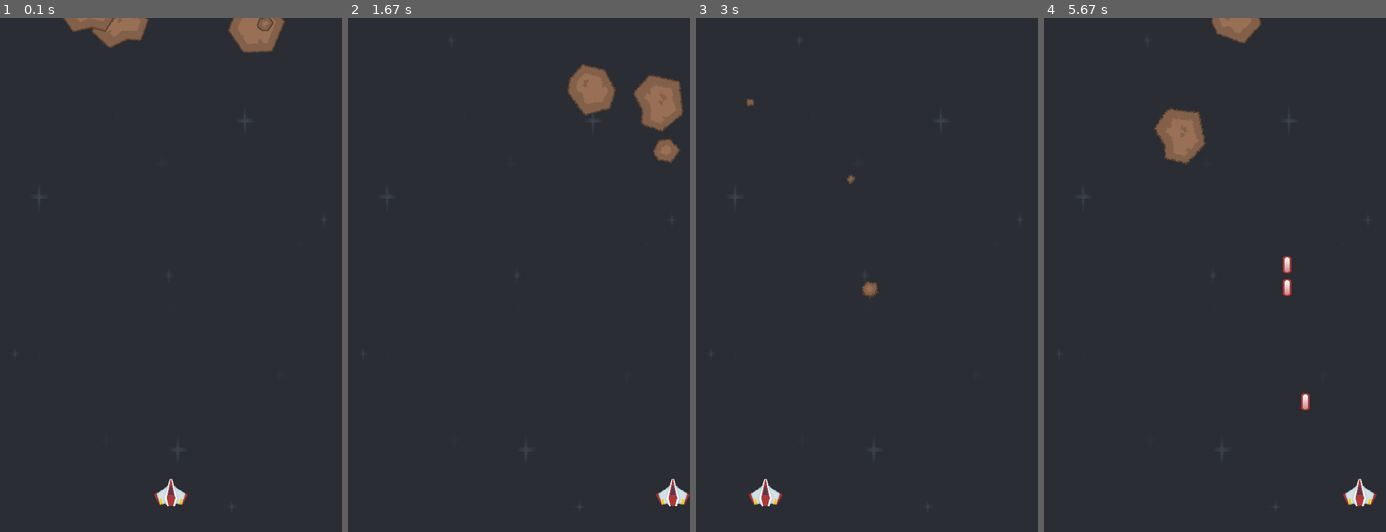
Above: before the commit, frames 1-4 (left to right).
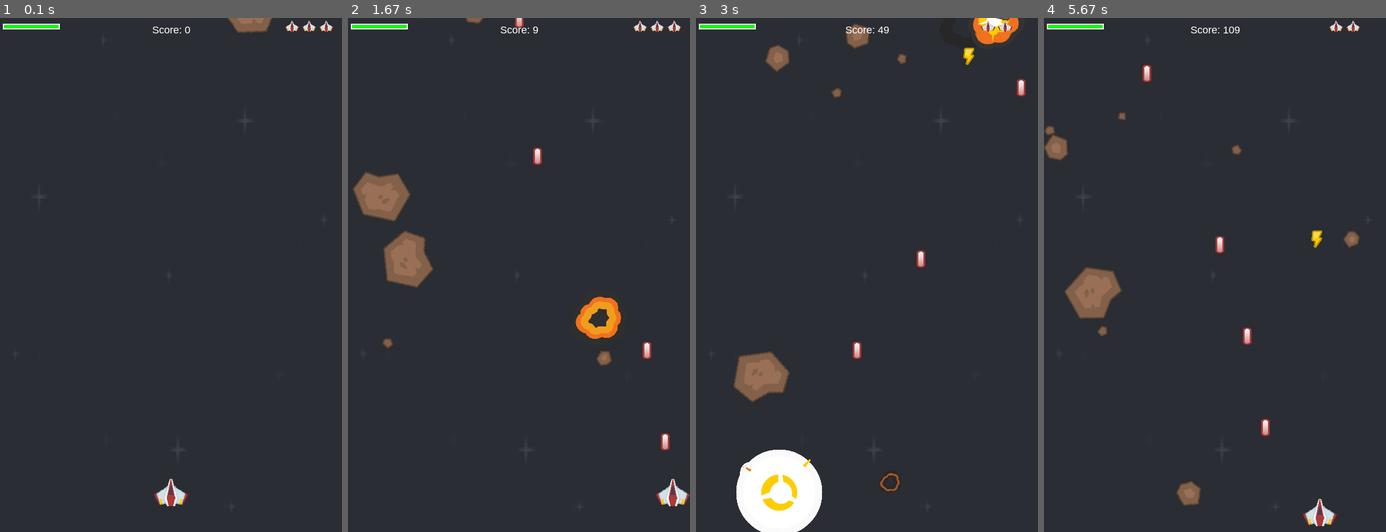
Above: after the commit, the same moments.

Repository: Fyire26068/PythonProjects
Game: pygame game, started from spaceshooter2electricboogaloo/main.py
The game is run twice, just before and just after one commit, with the same random seed, the same clock (stepped at 60 frames per second) and the same inputs.
Inputs:
- Up to frame 1 (0.1 s): no input
- Up to frame 2 (1.67 s): tap Space at 0.33, 0.73, 1.03, 1.23, 1.57 s; hold Right 0.67-1.13 s; hold Up 1.17-1.47 s; hold Right from 1.5 s (still down)
- Up to frame 3 (3 s): tap Space at 1.87, 2.07, 2.37, 2.63, 2.93 s; release Right at 1.97 s; hold Left 2-2.53 s; hold Left 2.57-2.97 s
- Up to frame 4 (5.67 s): hold Right 3.4-4.03 s; tap Space at 3.47, 3.77, 4.13, 4.43, 4.63, 4.93, 5.13, 5.47 s; hold Left 4.07-4.53 s; hold Right 4.57-5.03 s; hold Up 5.07-5.37 s; hold Right from 5.4 s (still down)

The runs differ from the first frame. In frame 1, 2.0% of the frame differs, in the area x 0-98%, y 0-7%; in frame 2, 6.3%; in frame 3, 6.4%, in the area x 0-97%, y 0-100%; in frame 4, 5.2%.

Commit message:
added to spaceshooter, and removed old version

Diff:
--- a/spaceshooter/colors.py
+++ /dev/null
@@ -1,9 +0,0 @@
-# Colors (R, G, B)
-BLACK = (0,0,0)
-WHITE = (255,255,255)
-RED = (255,0,0)
-LIME = (0,255,0)
-BLUE = (0,0,255)
-YELLOW = (255,255,0)
-MAGENTA = (255,0,255)
-CYAN = (0,255,255)
--- a/spaceshooter/main.py
+++ /dev/null
@@ -1,260 +0,0 @@
-import pygame as pg
-import random as r
-import math
-from os import *
-
-
-# Attribution
-####################################################################
-#Code Anthony Garrard
-#Art Work Credit "Kenney.nl" or "www.kenney.nl"
-
-####################################################################
-
-# Game object classes
-####################################################################
-
-class Player(pg.sprite.Sprite):
-    def __init__(self):
-        super(Player, self).__init__()
-        self.image = pg.Surface((50, 40))
-        self.image.fill(GREEN)
-        self.rect = self.image.get_rect()
-        self.rect.centerx = (WIDTH / 2)
-        self.rect.bottom = (HEIGHT - (HEIGHT * .05))
-        self.speedx = 0
-
-    def update(self):
-       # print(self.rect)
-        self.rect.x += self.speedx
-
-        # keystate = pg.key.get_pressed()
-        # if keystate[pg.K_SPACE]:
-        #     self.shoot()
-        # if keystate[pg.K_a] or keystate[pg.K_LEFT]:
-        #     self.speedx = -5
-        # if keystate[pg.K_d] or keystate[pg.K_RIGHT]:
-        #     self.speedx = 5
-
-        if self.rect.right >= WIDTH-1 or self.rect.left<=0:
-            self.speedx = 0
-        if self.rect.top <=0 or self.rect.bottom>=HEIGHT-1:
-            self.speedy = 0
-
-    def shoot(self):
-        b = Bullet(self.rect.centerx, self.rect.top + 1)
-        all_sprites.add(b)
-        bullet_group.add(b)
-
-
-class Bullet(pg.sprite.Sprite):
-    def __init__(self,x,y):
-        super(Bullet, self).__init__()
-        self.image = pg.Surface((5, 10))
-        self.image.fill(BLUE)
-        self.rect = self.image.get_rect()
-        self.rect.bottom = y
-        self.rect.centerx = x
-        self.speed = -10
-
-    def update(self):
-        self.rect.y += self.speed
-        if self.rect.bottom <0:
-            self.kill()
-           # print("kill")
-
-
-class NPC(pg.sprite.Sprite):
-    def __init__(self):
-        super(NPC, self).__init__()
-        self.image = pg.Surface((25, 25))
-        self.image.fill(RED)
-        self.rect = self.image.get_rect()
-        self.rect.centerx = (r.randint(25, WIDTH-25))
-        self.rect.top = (0)
-        self.speedy = r.randint(1,6)
-        self.speedx = r.randint(-4,4)
-
-
-    def update(self):
-        self.rect.y += self.speedy
-        self.rect.x += self.speedx
-
-
-
-        if self.rect.right >= WIDTH-1 or self.rect.left<=0:
-            self.speedx = self.speedx * -1
-        if self.rect.top <=0 or self.rect.bottom>=HEIGHT+150:
-            self.rect.y = 0
-
-    def spawn(self):
-        npc = NPC()
-        npc_group.add(npc)
-        all_sprites.add(npc)
-
-
-
-####################################################################
-
-
-# Game Constants
-####################################################################
-HEIGHT = 900
-WIDTH = 600
-FPS = 60
-
-
-# Colors (R,G,B)
-BLACK = (0, 0, 0)
-WHITE = (255, 255, 255)
-RED = (255, 0, 0)
-BLUE = (0, 0, 255)
-GREEN = (0, 255, 0)
-
-title = "Shmup"
-
-####################################################################
-
-# Folder Variables
-####################################################################
-game_folder = path.dirname(__file__)
-imgs_folder = path.join(game_folder,"imgs")
-snds_folder = path.join(game_folder,"snds")
-scores_folder = path.join(game_folder,"scores")
-player_img_folder = path.join(imgs_folder, "player_imgs")
-enemy_img_folder = path.join(imgs_folder, "enemy_imgs")
-background_img_folder = path.join(imgs_folder, "backgrounds")
-print(imgs_folder)
-####################################################################
-
-# initialize pygame and create window
-####################################################################
-pg.init()
-pg.mixer.init()
-
-screen = pg.display.set_mode((WIDTH, HEIGHT))
-pg.display.set_caption(title)
-clock = pg.time.Clock()
-####################################################################
-
-# load imgs
-####################################################################
-background = pg.image.load(path.join(background_img_folder, "blue.png"))
-####################################################################
-
-# create Sprite groups
-####################################################################
-all_sprites = pg.sprite.Group()
-players_group = pg.sprite.Group()
-npc_group = pg.sprite.Group()
-bullet_group = pg.sprite.Group()
-####################################################################
-
-# create Game Objects
-####################################################################
-player = Player()
-#npc = NPC()
-for i in range(10):
-    npc = NPC()
-    npc_group.add(npc)
-
-
-####################################################################
-
-# add objects to sprite groups
-####################################################################
-players_group.add(player)
-
-
-
-for i in players_group:
-    all_sprites.add(i)
-for i in npc_group:
-    all_sprites.add(i)
-
-####################################################################
-
-
-# Game Loop
-###################
-# game update Variables
-########################################
-playing = True
-
-########################################
-################################################################
-while playing:
-    # timing
-    ##################################################
-    clock.tick(FPS)
-    ##################################################
-
-    # collecting Input
-    ##################################################
-
-    # Quiting the game when we hit the x
-    for event in pg.event.get():
-        if event.type == pg.KEYDOWN:
-            if event.key == pg.K_ESCAPE:
-                playing = False
-                # fluid movement
-            if event.key == pg.K_LEFT or event.key == pg.K_a:
-                 player.speedx = -5
-            if event.key == pg.K_RIGHT or event.key == pg.K_d:
-                player.speedx = 5
-            if event.key == pg.K_DOWN or event.key == pg.K_s:
-                player.speedy = 5
-            if event.key == pg.K_UP or event.key == pg.K_w:
-                player.speedy = -5
-            if event.key == pg.K_SPACE or event.key == pg.K_UP:
-                player.shoot()
-        if event.type == pg.KEYUP:
-            if event.key == pg.K_LEFT or event.key == pg.K_a:
-                 player.speedx = 0
-            if event.key == pg.K_RIGHT or event.key == pg.K_d:
-                player.speedx = 0
-            if event.key == pg.K_DOWN or event.key == pg.K_s:
-                player.speedy = 0
-            if event.key == pg.K_UP or event.key == pg.K_w:
-                player.speedy = 0
-        if event.type == pg.QUIT:
-            playing = False
-
-
-
-    ##################################################
-    # Updates
-    ##################################################
-    all_sprites.update()
-
-    # if NPC hits player
-    hits = pg.sprite.spritecollide(player,npc_group,True)
-    if hits:
-        npc.spawn()
-        #playing = False
-        print("player hit")
-    # if bullet hits NPC
-    hits = pg.sprite.groupcollide(npc_group, bullet_group, True, True)
-    for hit in hits:
-        npc.spawn()
-        print("bullet hit")
-
-    #if NPC hits NPC
-    # hits = pg.sprite.spritecollide(npc,npc_group,False)
-    # for hit in hits:
-    #     hit.speedx = -hit.speedx
-
-
-    ##################################################
-    # Render
-    ##################################################
-
-    screen.fill(BLACK)
-    all_sprites.draw(screen)
-
-    pg.display.flip()
-    ##################################################
-
-pg.quit()
-################################################################
-#####################
--- a/spaceshooter2electricboogaloo/main.py
+++ b/spaceshooter2electricboogaloo/main.py
@@ -5,11 +5,12 @@
 
 
 #Attribution
-####################################################################
+#<###################################################################
 # Art Work Credit: "Kenney.nl" @ "www.kenney.nl"
 # Code by: Anthony Garrard
 
 ####################################################################
+
 
 # Game object classes
 ####################################################################
@@ -17,6 +18,7 @@
 class Player(pg.sprite.Sprite):
     def __init__(self):
         super(Player, self).__init__()
+        self.shield = 100
         # self.image = pg.Surface((50,40))
         # self.image.fill(GREEN)
         self.image = player_img
@@ -28,14 +30,32 @@
         self.rect.centerx = (WIDTH/2)
         self.rect.bottom = (HEIGHT - (HEIGHT*.05))
         self.speedx = 0
+        self.shoot_delay = 250
+        self.last_shot = pg.time.get_ticks()
+        self.lives = 3
+        self.hide_timer = pg.time.get_ticks()
+        self.hidden = False
+
+    def hide(self):
+        # hide the player temporarily
+        self.hidden = True
+        self.hide_timer = pg.time.get_ticks()
+        self.rect.center = (WIDTH/2, HEIGHT+200)
+
 
     def update(self):
         self.speedx = 0
+        if self.hidden and pg.time.get_ticks() - self.hide_timer > 1000:
+            self.hidden = False
+            self.rect.centerx = WIDTH / 2
+            self.rect.bottom = HEIGHT - 10
         keystate = pg.key.get_pressed()
         if keystate[pg.K_LEFT]:
             self.speedx = -8
         if keystate[pg.K_RIGHT]:
             self.speedx = 8
+        if keystate[pg.K_SPACE] or keystate[pg.K_UP]:
+            self.shoot()
         self.rect.x += self.speedx
 
         if self.rect.right > WIDTH:
@@ -44,47 +64,78 @@
             self.rect.left = 0
 
     def shoot(self):
-        bullet = Bullet(self.rect.centerx, self.rect.top)
-        all_sprites.add(bullet)
-        bullet_group.add(bullet)
+        now = pg.time.get_ticks()
+        if now - self.last_shot > self.shoot_delay:
+            self.last_shot = pg.time.get_ticks()
+            bullet = Bullet(self.rect.centerx, self.rect.top)
+            all_sprites.add(bullet)
+            bullet_group.add(bullet)
+            shoot_snd.play()
 
 
 class NPC(pg.sprite.Sprite):
     def __init__(self):
-        super(NPC, self).__init__()
-        # self.image = pg.Surface((25,25))
-        # self.image.fill(RED)
+        # pg.sprite.Sprite.__init__(self)
+        # #super(NPC, self).__init__()
+        # # self.image = pg.Surface((25,25))
+        # # self.image.fill(RED)
+        # self.image_orig = r.choice(meteor_images)
+        # self.image_orig.set_colorkey(BLACK)
+        # self.image = self.image_orig.copy()
+        #
+        # self.rect = self.image.get_rect()
+        # self.radius = int(self.rect.width * .85 / 2)
+        # #pg.draw.circle(self.image,RED,self.rect.center,self.radius)
+        # # self.rect.centerx = (WIDTH/2)
+        # # self.rect.top = 0
+        # self.rsx = r.randint(-3, 3)
+        # self.rsy = r.randint(1, 8)
+        # self.rect.x = r.randrange(WIDTH - self.rect.width)
+        # self.rect.y = r.randrange(-100, -40)
+        # self.speedx = self.rsx
+        # self.speedy = self.rsy
+        # self.rot = 0
+        # self.rot_speed = r.randint(-8,8)
+        # self.last_update = pg.time.get_ticks()
+        pg.sprite.Sprite.__init__(self)
         self.image_orig = r.choice(meteor_images)
         self.image_orig.set_colorkey(BLACK)
         self.image = self.image_orig.copy()
-
         self.rect = self.image.get_rect()
         self.radius = int(self.rect.width * .85 / 2)
-        #pg.draw.circle(self.image,RED,self.rect.center,self.radius)
-        # self.rect.centerx = (WIDTH/2)
-        # self.rect.top = 0
-        self.rsx = r.randint(-5, 5)
-        self.rsy = r.randint(1, 10)
         self.rect.x = r.randrange(WIDTH - self.rect.width)
-        self.rect.y = r.randrange(-100, -40)
-        self.speedx = self.rsx
-        self.speedy = self.rsy
+        self.rect.y = r.randrange(-150, -100)
+        self.speedy = r.randrange(1, 8)
+        self.speedx = r.randrange(-3, 3)
         self.rot = 0
-        self.rot_speed = r.randint(-8,8)
+        self.rot_speed = r.randrange(-8, 8)
         self.last_update = pg.time.get_ticks()
 
     def rotate(self):
+        # now = pg.time.get_ticks()
+        # if now - self.last_update > 50:
+        #     self.last_update = now
+        #     # do a barrel roll
+        #     old_center = self.rect.center
+        #     self.rot = (self.rot + self.rot_speed) % 360
+        #     new_image = pg.transform.rotate(self.image, self.rot)
+        #     self.image = new_image
+        #     self.rect = self.image.get_rect()
+        #     self.rect.center = old_center
         now = pg.time.get_ticks()
         if now - self.last_update > 50:
             self.last_update = now
-            # do a barrel roll
             self.rot = (self.rot + self.rot_speed) % 360
-
-            new_image = pg.transform.rotate(self.image, self.rot)
+            new_image = pg.transform.rotate(self.image_orig, self.rot)
             old_center = self.rect.center
             self.image = new_image
             self.rect = self.image.get_rect()
             self.rect.center = old_center
+
+    def spawn(self):
+        m = NPC()
+        all_sprites.add(m)
+        npc_group.add(m)
 
 
 
@@ -123,16 +174,80 @@
         if self.rect.bottom < 0:
             self.kill()
 
+
+class Explosion(pg.sprite.Sprite):
+    def __init__(self, center, size):
+        pg.sprite.Sprite.__init__(self)
+        self.size = size
+        self.image = explosion_anim[self.size][0]
+        self.rect = self.image.get_rect()
+        self.rect.center = center
+        self.frame = 0
+        self.last_update = pg.time.get_ticks()
+        self.frame_rate = 50
+
+    def update(self):
+        now = pg.time.get_ticks()
+        if now - self.last_update > self.frame_rate:
+            self.last_update = now
+            self.frame += 1
+            if self.frame == len(explosion_anim[self.size]):
+                self.kill()
+            else:
+                center = self.rect.center
+                self.image = explosion_anim[self.size][self.frame]
+                self.rect = self.image.get_rect()
+                self.rect.center = center
+
+
+class Pow(pg.sprite.Sprite):
+    def __init__(self, center):
+        pg.sprite.Sprite.__init__(self)
+        self.type = r.choice(['shield', 'gun'])
+        self.image = powerup_images[self.type]
+        self.image.set_colorkey(BLACK)
+        self.rect = self.image.get_rect()
+        self.rect.center = center
+        self.speedy = 2
+
+    def update(self):
+        self.rect.y += self.speedy
+        #  kill if moves off bottom
+        if self.rect.top > HEIGHT:
+            self.kill()
+
+
 ####################################################################
 
 # Game Function
 #####################################################################
-# def draw_text(surf, text, size,x,y,color):
-#     font = pg.font = pg.font.Font(font_name,size)
-#     text_surface = font.render(text,True, color)
-#     text_rect = text_surface.get_rect()
-#     text_rect.midtop=(x,y)
-#     surf.blit(text_surface,text_rect)
+font_name = pg.font.match_font('arial')
+def draw_text(surf, text, size, x, y, color):
+    font = pg.font.Font(font_name, size)
+    text_surface = font.render(text, True, color)
+    text_rect = text_surface.get_rect()
+    text_rect.midtop = (x, y)
+    surf.blit(text_surface, text_rect)
+
+def draw_healthbar(surf, x, y, pct):
+    if pct < 0 :
+        pct = 0
+    bar_len = 100
+    bar_height = 10
+    fill = (pct/100)*bar_len
+    outline_rect = pg.Rect(x, y, bar_len, bar_height)
+    fill_rect = pg.Rect(x, y, fill, bar_height)
+    pg.draw.rect(surf, GREEN, fill_rect)
+    pg.draw.rect(surf, WHITE, outline_rect, 2)
+
+def draw_lives(surf, x, y, lives, img):
+    for i in range(lives):
+        img_rect = img.get_rect()
+        img_rect.x = x + 30 * i
+        img_rect.y = y
+        surf.blit(img, img_rect)
+
+####################################################################
 
 # Game Constants
 ####################################################################
@@ -169,8 +284,11 @@
 background_img_folder = path.join(img_folder, "background")
 player_img_folder =  path.join(img_folder, "player")
 enemy_img_folder = path.join(img_folder, "enemy")
-
-
+snds_folder = path.join(project_folder,"snds")
+base_snds_folder = path.join(snds_folder, "base")
+animation_folder = path.join(img_folder, "animation")
+powerup_folder = path.join(img_folder,"powerups")
+####################################################################
 
 # load imgs
 ####################################################################
@@ -180,6 +298,8 @@
 background_rect = background.get_rect()
 # player img loaded
 player_img = pg.image.load(path.join(player_img_folder,"player1ship.png")).convert()
+player_mini_img = pg.transform.scale(player_img, (25, 19))
+player_mini_img.set_colorkey(BLACK)
 #npc_img = pg.image.load(path.join(enemy_img_folder,"img_1.png")).convert()
 bullet_img = pg.image.load(path.join(player_img_folder,"bullet_img.png")).convert()
 
@@ -190,6 +310,41 @@
 for img in meteor_list:
     meteor_images.append(pg.image.load(path.join(enemy_img_folder, img)).convert())
 
+# load explosions
+explosion_anim = {}
+explosion_anim["lg"] = []
+explosion_anim["sm"] = []
+explosion_anim["player"] = []
+for i in range(0,9):
+    fn = "regularExplosion0{}.png".format(i)
+    img = pg.image.load(path.join(animation_folder, fn)).convert()
+    img.set_colorkey(BLACK)
+    img_lg = pg.transform.scale(img, (100, 100))
+    img_sm = pg.transform.scale(img, (40, 40))
+    explosion_anim["sm"].append(img_sm)
+    explosion_anim["lg"].append(img_lg)
+    fn = "sonicExplosion0{}.png".format(i)
+    img = pg.image.load(path.join(animation_folder, fn)).convert()
+    img.set_colorkey(BLACK)
+    explosion_anim["player"].append(img)
+
+# load powerups
+powerup_images = {}
+powerup_images['shield'] = pg.image.load(path.join(powerup_folder, 'shield_gold.png')).convert()
+powerup_images['gun'] = pg.image.load(path.join(powerup_folder, 'bolt_gold.png')).convert()
+
+####################################################################
+
+# load Sounds
+####################################################################
+shoot_snd = pg.mixer.Sound(path.join(base_snds_folder,"pew.wav"))
+expl_sounds = []
+for snd in ['expl3.wav', 'expl6.wav']:
+    expl_sounds.append(pg.mixer.Sound(path.join(base_snds_folder, snd)))
+
+pg.mixer.music.load(path.join(base_snds_folder, 'tgfcoder-FrozenJam-SeamlessLoop.ogg'))
+pg.mixer.music.set_volume(0.4)
+pg.mixer.music.play(loops=-1)
 ####################################################################
 
 # create Sprite groups
@@ -198,6 +353,7 @@
 players_group = pg.sprite.Group()
 npc_group = pg.sprite.Group()
 bullet_group = pg.sprite.Group()
+powerups = pg.sprite.Group()
 ####################################################################
 
 # create Game Objects
@@ -242,8 +398,8 @@
         if event.type == pg.KEYDOWN:
             if event.key == pg.K_ESCAPE:
                 playing = False
-            if event.key == pg.K_SPACE or event.key == pg.K_UP:
-                player.shoot()
+            # if event.key == pg.K_SPACE or event.key == pg.K_UP:
+            #     player.shoot()
         if event.type == pg.QUIT:
             playing = False
 
@@ -253,36 +409,70 @@
     ##################################################
     all_sprites.update()
 
+
     # check to see if npc hit the player
 
-    hits = pg.sprite.spritecollide(player, npc_group, False, pg.sprite.collide_circle)
-    if hits:
+    hits = pg.sprite.spritecollide(player, npc_group, True, pg.sprite.collide_circle)
+    for hit in hits:
+        r.choice(expl_sounds).play()
+        player.shield -= hit.radius*2
+        expl = Explosion(hit.rect.center, 'sm')
+        all_sprites.add(expl)
+        npc.spawn()
+        if player.shield <= 0:
+            death_expl = Explosion(player.rect.center, "player")
+            all_sprites.add(death_expl)
+            player.hide()
+            player.shield = 100
+            player.lives -= 1
+    if player.lives <= 0 and not death_expl.alive():
         playing = False
+
     # check to see if npc hit npc
     hits = pg.sprite.groupcollide(npc_group, npc_group, False, False, pg.sprite.collide_circle)
     if hits:
         npc.speedx = -npc.speedx
     # check to see if bullet hits npc
-    hits = pg.sprite.groupcollide(bullet_group, npc_group, True, True)
+    hits = pg.sprite.groupcollide(npc_group, bullet_group, True, True)
     for hit in hits:
-        #score += 50 - hit.rad
-        m = NPC()
-        all_sprites.add(m)
-        npc_group.add(m)
+        score += 50 - hit.radius
+        r.choice(expl_sounds).play()
+        expl = Explosion(hit.rect.center, "lg")
+        all_sprites.add(expl)
+        if r.random() > 0.9:
+            pow = Pow(hit.rect.center)
+            all_sprites.add(pow)
+            powerups.add(pow)
+        npc.spawn()
+
+    # check to see if player hits powerup
+    hits = pg.sprite.spritecollide(player, powerups, True)
+    for hit in hits:
+        if hit.type == 'shield':
+            player.shield += r.randrange(10,30)
+            if player.shield >= 100:
+                player.shield = 100
+        if hit.type =='gun':
+            #player.powerup()
+            pass
+
     ##################################################
 
     # Render
     ##################################################
-
+    draw_lives(screen, WIDTH - 100, 5, player.lives, player_mini_img)
     screen.fill(BLACK)
     screen.blit(background, background_rect)
     all_sprites.draw(screen)
     # draw HUD
-    #draw_text(screen, "Score: " + str(score), 18, WIDTH/2,10, WHITE)
+    draw_text(screen, "Score: " + str(score), 18, WIDTH/2,10, WHITE)
+    draw_healthbar(screen, 5, 10, player.shield)
+    draw_lives(screen, WIDTH - 100, 5, player.lives, player_mini_img)
 
     pg.display.flip()
     ##################################################
 
 pg.quit()
+
 ################################################################
 #####################
Binary file removed: spaceshooter/imgs/backgrounds/blue.png
Binary file removed: spaceshooter/imgs/enemy_imgs/meteorGrey_big2.png
Binary file removed: spaceshooter/imgs/enemy_imgs/meteorGrey_med1.png
Binary file removed: spaceshooter/imgs/enemy_imgs/meteorGrey_tiny1.png
Binary file removed: spaceshooter/imgs/player_imgs/laserRed05.png
Binary file removed: spaceshooter/imgs/player_imgs/playerShip2_red.png
Binary file added: spaceshooter2electricboogaloo/imgs/animation/regularExplosion00.png
Binary file added: spaceshooter2electricboogaloo/imgs/animation/regularExplosion01.png
Binary file added: spaceshooter2electricboogaloo/imgs/animation/regularExplosion02.png
Binary file added: spaceshooter2electricboogaloo/imgs/animation/regularExplosion03.png
Binary file added: spaceshooter2electricboogaloo/imgs/animation/regularExplosion04.png
Binary file added: spaceshooter2electricboogaloo/imgs/animation/regularExplosion05.png
(and 19 more such lines)
